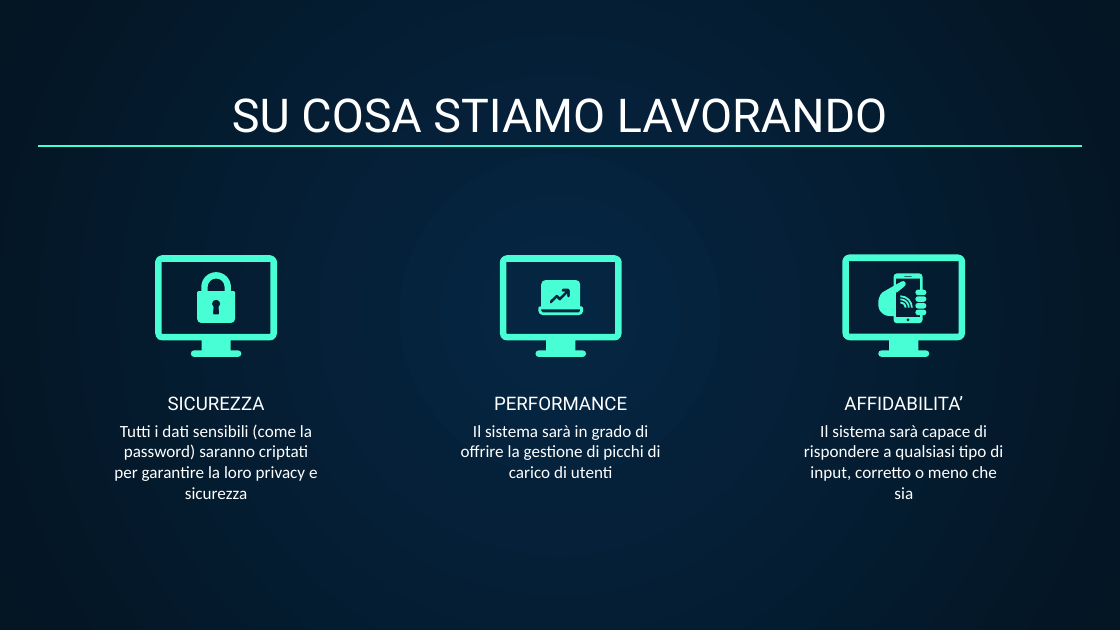
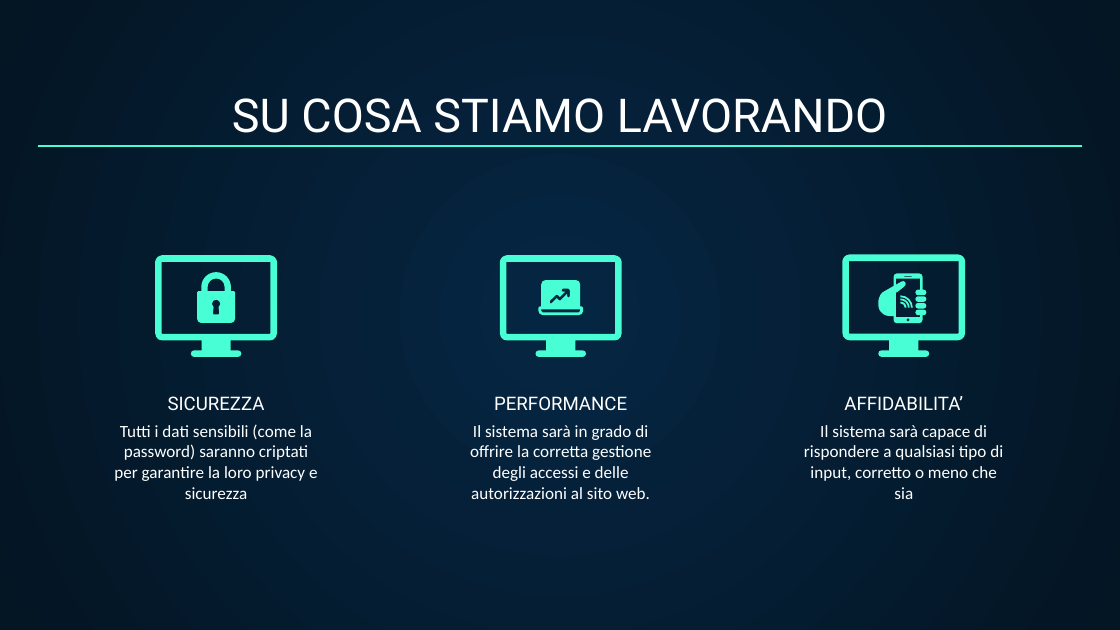
Before and after one commit to GiovanniUnisa/GiovanniUnisa, a slide deck: slide 4 of Presentazione.pptx. Drawn at 1120x630 pixels with LibreOffice and Linux fonts; fonts in the diff are those of the drawing. Boxes give left, top, right and bottom in pixels: in the first picture for what was removed or moved away, otherwise in the second. Text is boxed around its words. In the diff, an @@ line names an element or a change of style, - is before the commit and + after.

```diff
--- a/Presentazione.pptx
+++ b/Presentazione.pptx
@@ subtitle at bbox=[470, 425, 651, 499]: text changed @@
-Il sistema sarà in grado di offrire la gestione di picchi di carico di utenti
+Il sistema sarà in grado di offrire la corretta gestione degli accessi e delle autorizzazioni al sito web.
```
Also in this commit, not shown: 4 other slides changed.
